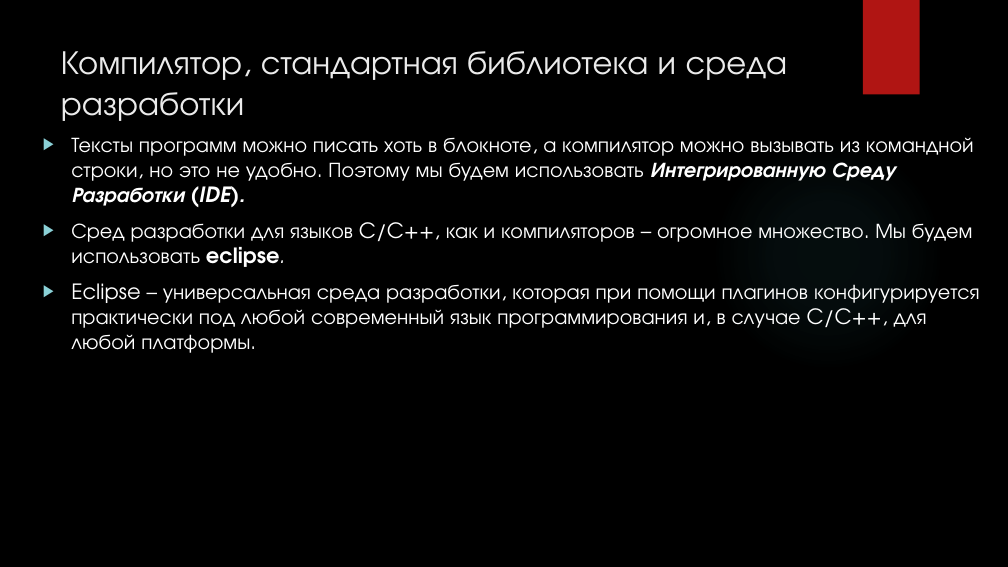
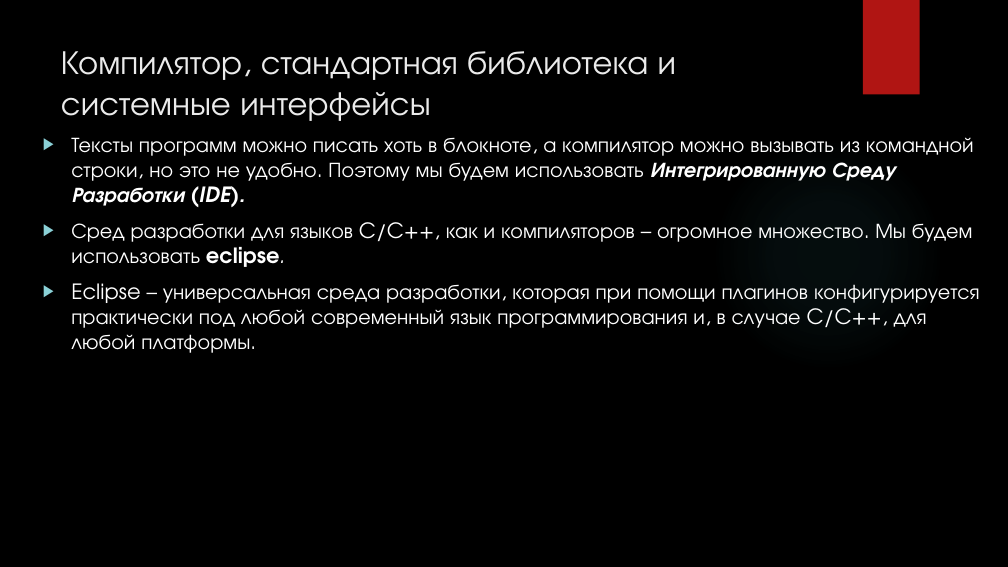
Before and after one commit to cansat-rsce/Organisation, a slide deck: slide 9 of лекции/Лекция1. Программирование на языке Си.pptx (slide 7 before the commit). Drawn at 1008x567 pixels with LibreOffice and Linux fonts; fonts in the diff are those of the drawing; background and template pictures are left out. Boxes give left, top, right and bottom in pixels: in the first picture for what was removed or moved away, otherwise in the second. Text is boxed around its words. In the diff, an @@ line names an element or a change of style, - is before the commit and + after.

```diff
--- a/лекции/Лекция1. Программирование на языке Си.pptx
+++ b/лекции/Лекция1. Программирование на языке Си.pptx
@@ title at [61, 51, 676, 121]: text changed @@
-Компилятор, стандартная библиотека и среда разработки
+Компилятор, стандартная библиотека и системные интерфейсы
```
Also in this commit, not shown: 8 other slides changed, 22 slides added, 1 slide removed, 3 other files.
